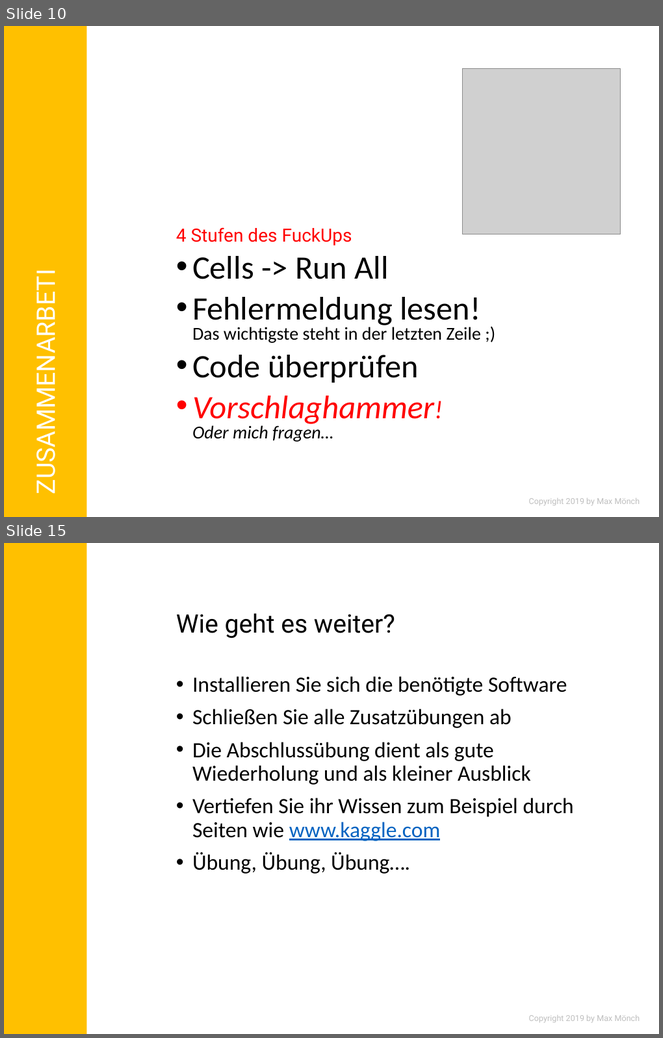
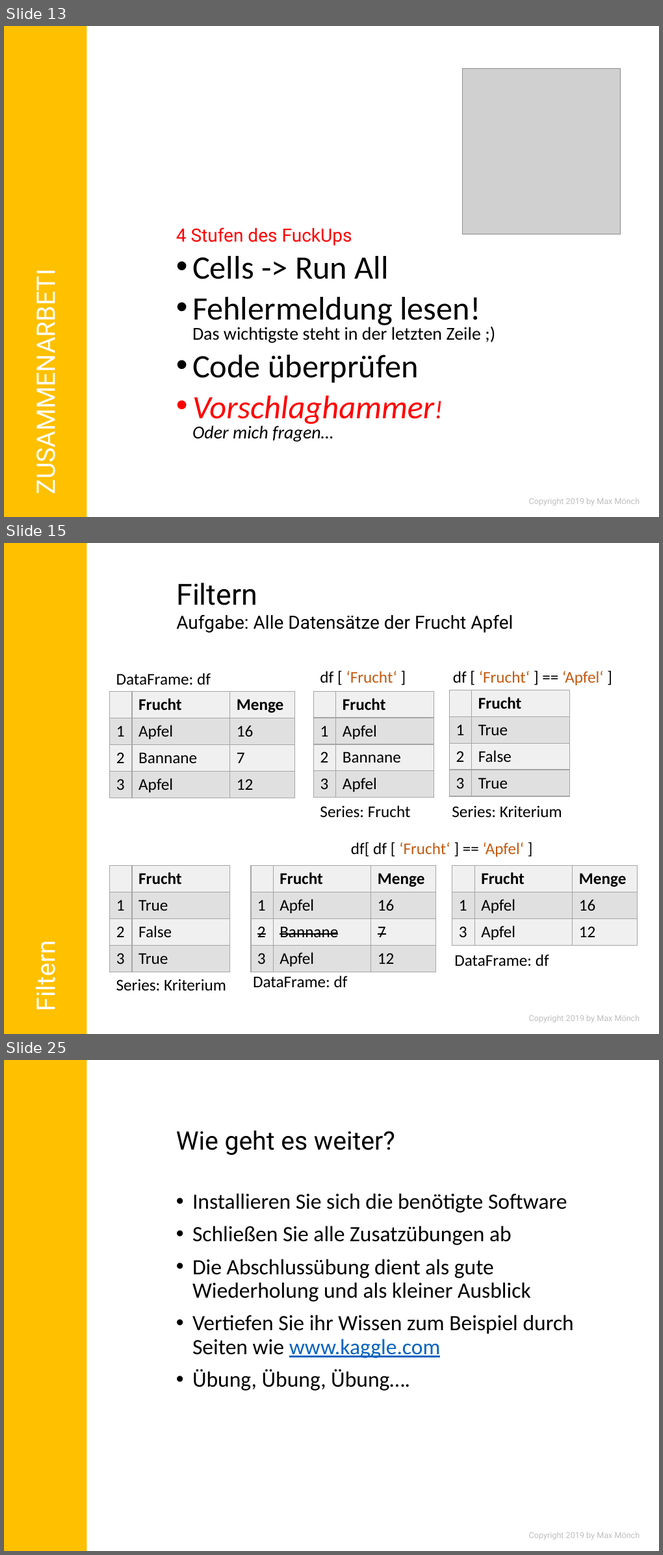
Before and after one commit to MonksterFX/pandas-basic, a slide deck: praesentation/pandas-basic.pptx. Shown one above the other, each under a label of ours: slides 10 and 15 before the commit, slides 13, 15 and 25 after it; the slides between them are not shown. The pictures are 663x1038 and 663x1555 pixels, drawn with LibreOffice and Linux fonts; fonts in the diff are those of the drawing; grey boxes stand for pictures; background and template pictures are left out. Boxes give left, top, right and bottom in pixels: in the first picture for what was removed or moved away, otherwise in the second. Text is boxed around its words. In the diff, an @@ line names an element or a change of style, - is before the commit and + after.

```diff
--- a/praesentation/pandas-basic.pptx
+++ b/praesentation/pandas-basic.pptx
@@ slide 15 added at [4, 543, 659, 1034], background #FFFFFF; not listed: 2 template elements that a slide beside it also shows @@
@@ title added at [176, 583, 258, 605], 32 pt, text #000000 @@
+Filtern
@@ text added at [176, 615, 513, 633], 20 pt, text #000000 @@
+Aufgabe: Alle Datensätze der Frucht Apfel
@@ text added at [116, 673, 211, 685], 18 pt, text #000000 @@
+DataFrame: df
@@ text added at [320, 671, 397, 683], 18 pt, text #C55A11 @@
+df [ ‘Frucht‘ ]
@@ text added at [453, 671, 603, 685], 18 pt, text #C55A11 @@
+df [ ‘Frucht‘ ] == ‘Apfel‘ ]
@@ table added at [109, 692, 295, 798], 4 rows, 3 columns @@
+ | Frucht | Menge
+1 | Apfel | 16
+2 | Bannane | 7
+3 | Apfel | 12
@@ table added at [314, 691, 434, 797], 4 rows, 2 columns @@
+ | Frucht
+1 | Apfel
+2 | Bannane
+3 | Apfel
@@ table added at [449, 691, 570, 797], 4 rows, 2 columns @@
+ | Frucht
+1 | True
+2 | False
+3 | True
@@ text added at [320, 806, 411, 818], 18 pt, text #000000 @@
+Series: Frucht
@@ text added at [452, 806, 562, 818], 18 pt, text #000000 @@
+Series: Kriterium
@@ text added at [351, 842, 524, 857], 18 pt, text #C55A11 @@
+df[ df [ ‘Frucht‘ ] == ‘Apfel‘ ]
@@ table added at [109, 866, 230, 972], 4 rows, 2 columns @@
+ | Frucht
+1 | True
+2 | False
+3 | True
@@ table added at [251, 866, 436, 972], 4 rows, 3 columns @@
+ | Frucht | Menge
+1 | Apfel | 16
+2 | Bannane | 7
+3 | Apfel | 12
@@ table added at [452, 866, 638, 946], 3 rows, 3 columns @@
+ | Frucht | Menge
+1 | Apfel | 16
+3 | Apfel | 12
@@ text added at [28, 947, 62, 1010], 28 pt, text #FFFFFF @@
+Filtern
@@ text added at [454, 954, 549, 966], 18 pt, text #000000 @@
+DataFrame: df
@@ text added at [116, 979, 226, 991], 18 pt, text #000000 @@
+Series: Kriterium
@@ text added at [253, 976, 348, 988], 18 pt, text #000000 @@
+DataFrame: df
@@ what was slide 10 is now slide 13 @@
@@ what was slide 15 is now slide 25 @@
```
Also in this commit, not shown: 3 slides changed, 9 other slides added, 11 other files.
